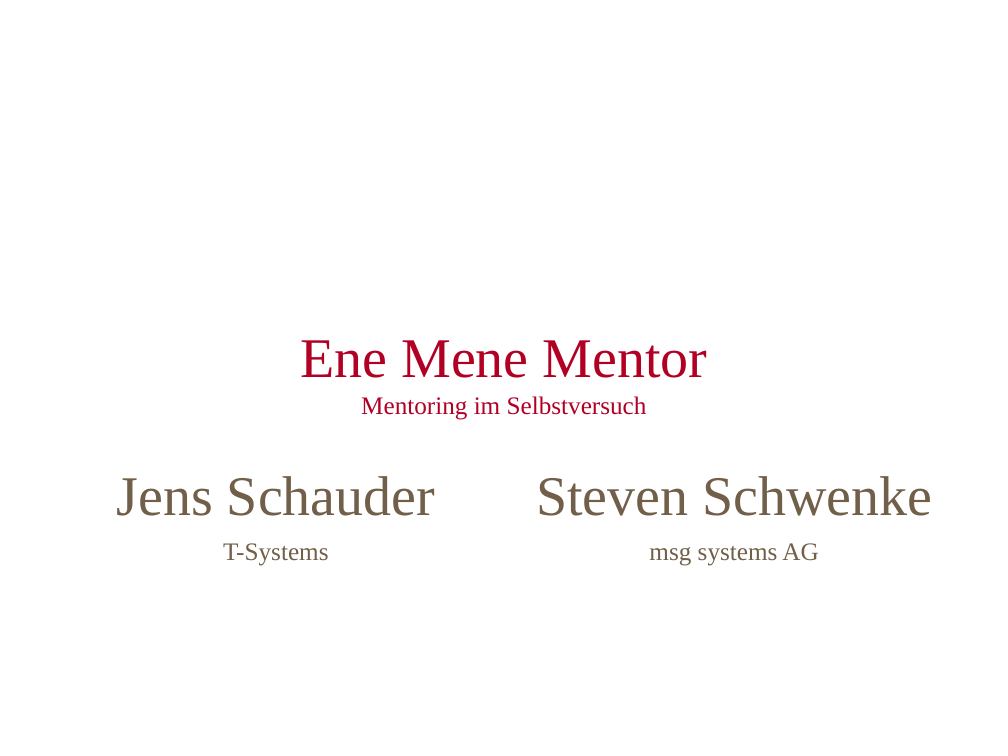
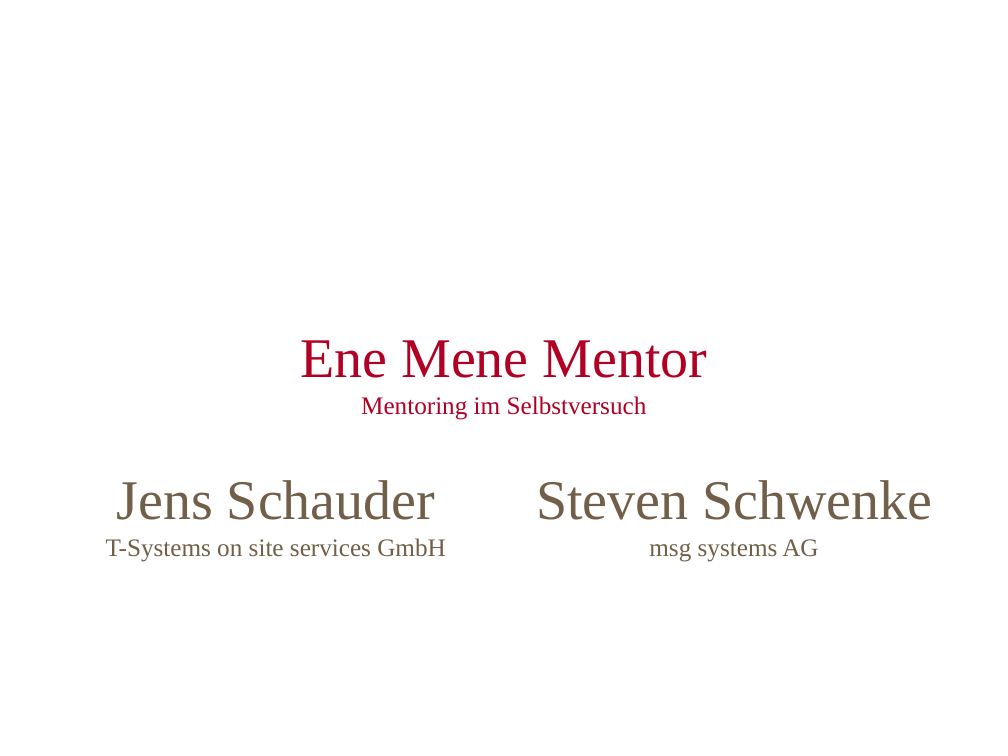
Before and after one commit to schauder/mentoring, a slide deck: slide 1 of hc_folien.odp. Drawn at 1008x756 pixels with LibreOffice and Linux fonts; fonts in the diff are those of the drawing; background and template pictures are left out. Boxes give left, top, right and bottom in pixels: in the first picture for what was removed or moved away, otherwise in the second. Text is boxed around its words. In the diff, an @@ line names an element or a change of style, - is before the commit and + after.

```diff
--- a/hc_folien.odp
+++ b/hc_folien.odp
@@ text at <box>106,538,446,562</box>: text changed @@
-T-Systems
+T-Systems on site services GmbH
@@ text at <box>649,539,818,562</box>: line spacing 27.8pt to 1 @@
```
Also in this commit, not shown: 3 other slides changed, 1 other file.
